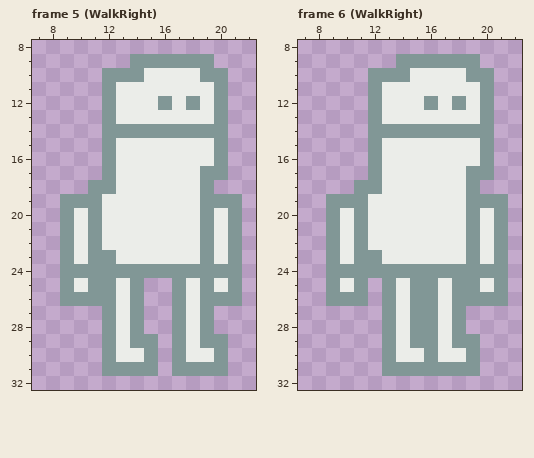
Pixel-art file: ProjectLoot/Content/Entities/Player/Character.aseprite. The picture above was drawn from the file before the commit.
32x64 pixels, 6 frames. Shown: frame 5 (WalkRight): x 7..22, y 8..32; frame 6 (WalkRight): x 7..22, y 8..32.
Now the later version:
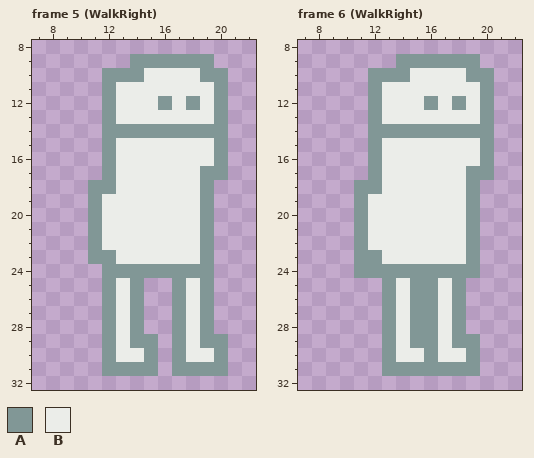
Palette (. is transparent): A #819796  B #ebede9
What changed:
Frame 5 (WalkRight):
Colour A is removed in row 19 at x 9 to 10 and 20 to 21; in rows 20 to 23 at x 9 and 21; in row 24 at x 9 to 11 and 20 to 21; in row 25 at x 9, 11 and 21; in row 26 at x 9 to 11 and 20 to 21.
Colour B is removed in rows 20 to 23 at x 10 and 20; in row 25 at x 10 and 20.
Frame 6 (WalkRight):
Colour A is removed in row 19 at x 9 to 10 and 20 to 21; in rows 20 to 23 at x 9 and 21; in row 24 at x 9 to 10 and 20 to 21; in row 25 at x 9, 11, 19 and 21; in row 26 at x 9 to 11 and 19 to 21.
Colour B is removed in rows 20 to 23 at x 10 and 20; in row 25 at x 10 and 20.
Boxes around the changes in both pictures, in picture pixels (x1, y1, x2, y2):
erased: (60, 194, 102, 306)
erased: (214, 194, 242, 306)
erased: (326, 194, 368, 306)
erased: (466, 194, 508, 306)
